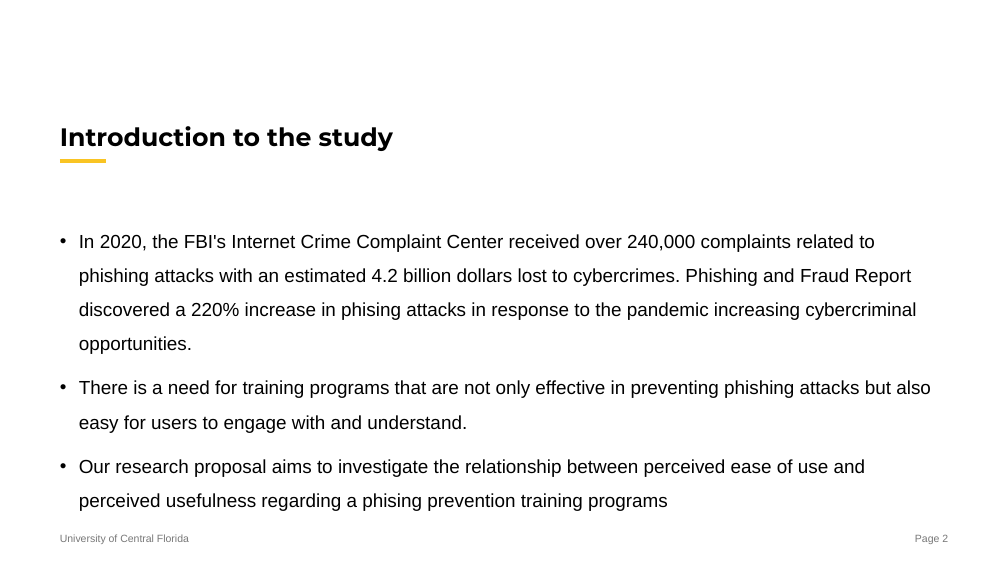
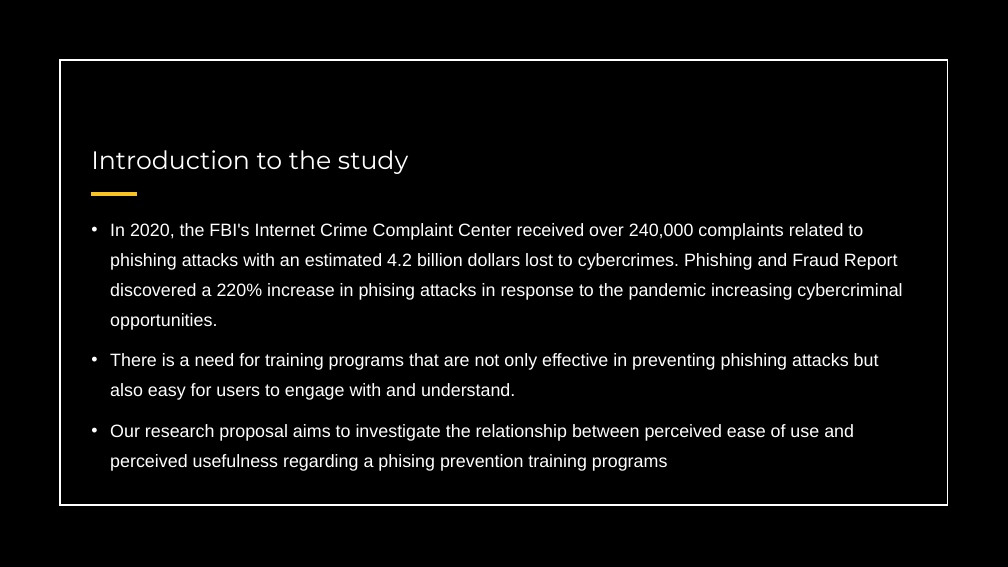
Before and after one commit to snowbowls/W.B.T.T.R.Y.A.Y.C.E.W, a slide deck: slide 2 of PPT/Alpha Review.pptx. Drawn at 1008x567 pixels with LibreOffice and Linux fonts; fonts in the diff are those of the drawing. Boxes give left, top, right and bottom in pixels: in the first picture for what was removed or moved away, otherwise in the second. Text is boxed around its words. In the diff, an @@ line names an element or a change of style, - is before the commit and + after.

```diff
--- a/PPT/Alpha Review.pptx
+++ b/PPT/Alpha Review.pptx
@@ rectangle added at [0, 0, 1008, 567], fill #000000 @@
@@ rectangle added at [60, 60, 948, 506], outline #FFFFFF 1.5 pt @@
@@ title "Introduction to the study": place and size @@
-title "Introduction to the study" at [60, 126, 393, 151]
+title "Introduction to the study" at [91, 150, 408, 174]
@@ title "Introduction to the study" at [91, 150, 408, 174]: text colour #000000 to #FFFFFF, bold off @@
@@ line moved from (60, 161) - (106, 161) to (91, 194) - (138, 194) @@
@@ text "In 2020, the FBI's Internet ...": place and size @@
-text "In 2020, the FBI's Internet ..." at [79, 234, 931, 511]
+text "In 2020, the FBI's Internet ..." at [110, 223, 902, 471]
@@ text "In 2020, the FBI's Internet ..." at [110, 223, 902, 471]: size 18 to 17 pt, text colour #000000 to #FFFFFF; line spacing 1.5 to 1.4 @@
@@ text removed at [60, 534, 189, 544] @@
-University of Central Florida
@@ page number removed at [915, 535, 948, 544] @@
-Page 2
```
Also in this commit, not shown: 5 other slides changed.
